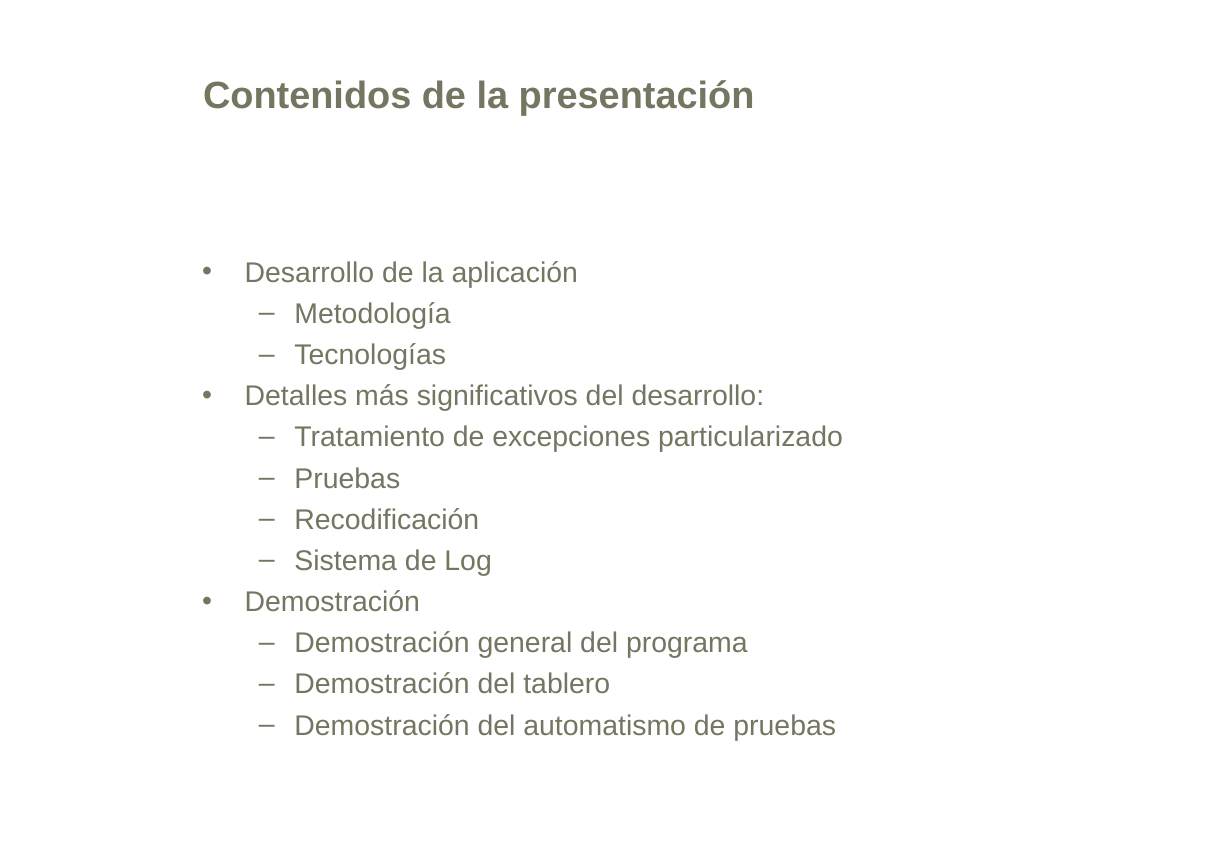
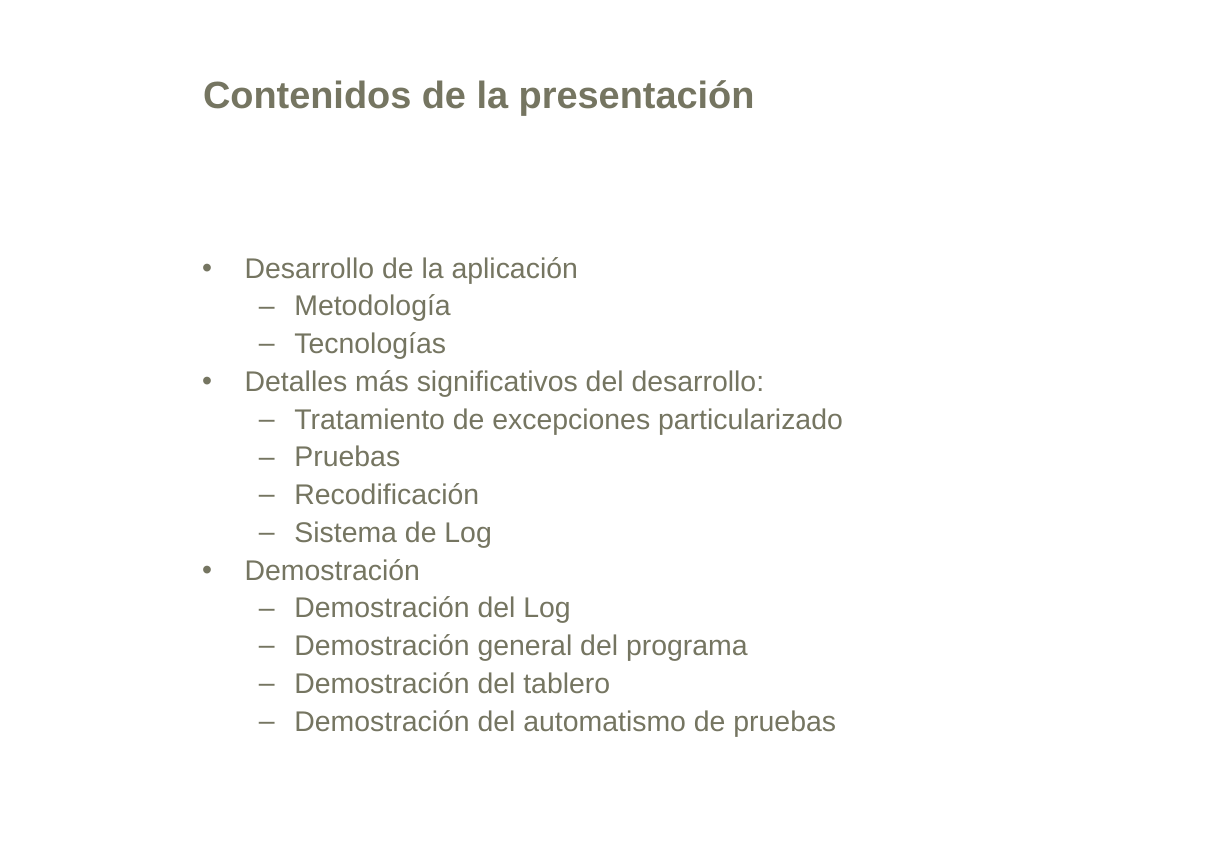
Before and after one commit to Betisman/ris2k, a slide deck: slide 4 of ris2k/doc/presentacion.ppt. Drawn at 1232x853 pixels with LibreOffice and Linux fonts; fonts in the diff are those of the drawing; background and template pictures are left out. Boxes give left, top, right and bottom in pixels: in the first picture for what was removed or moved away, otherwise in the second. Text is boxed around its words. In the diff, an @@ line names an element or a change of style, - is before the commit and + after.

```diff
--- a/ris2k/doc/presentacion.ppt
+++ b/ris2k/doc/presentacion.ppt
@@ text at bbox=[245, 257, 843, 736]: line spacing 1.05 to 0.95 @@
@@ text at bbox=[294, 596, 570, 623]: paragraph added @@
+  – Demostración del Log
```
Also in this commit, not shown: 5 other slides changed, 3 slides added.
